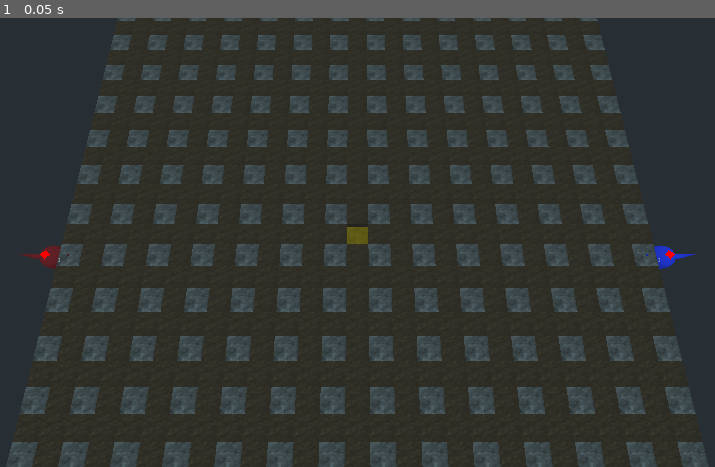
Above: before the commit, frame 1.
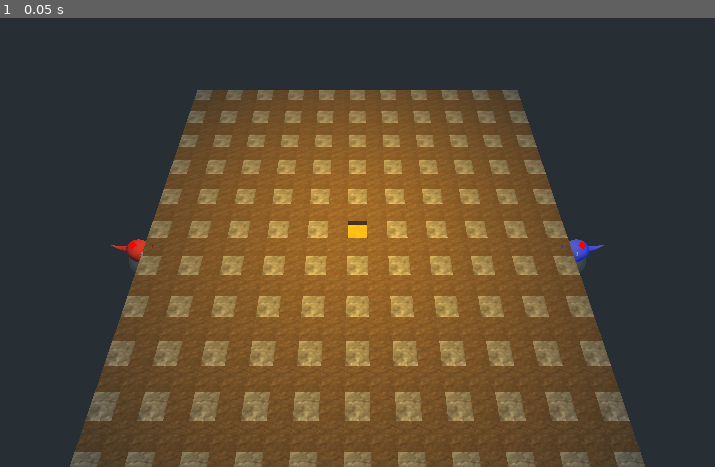
Above: after the commit, the same moment.

Repository: voidexp/ggj23
Game: Godot game, scene res://main.tscn
Two runs of this game, one before a commit and one after it. Both use one fixed random seed, a clock stepped at 60 frames per second and the inputs below.
Inputs:
- Up to frame 1 (0.05 s): no input

The runs differ from the first frame. In frame 1, 58% of the frame differs, in the area x 0-100%, y 0-100%.

Commit message:
lol svet podlil

Diff:
--- /dev/null
+++ b/game/grid_block.gd
@@ -0,0 +1,23 @@
+extends StaticBody
+
+class_name GridBlock
+
+
+var row_id
+var col_id
+
+signal destroyed
+
+# Called when the node enters the scene tree for the first time.
+func _ready():
+	name = '_'.join([name, str(row_id), str(col_id)])
+
+func queue_free():
+
+	emit_signal("destroyed", row_id, col_id)
+	.queue_free()
+
+
+# Called every frame. 'delta' is the elapsed time since the previous frame.
+#func _process(delta):
+#	pass
--- a/game/main.tscn
+++ b/game/main.tscn
@@ -8,6 +8,68 @@
 [ext_resource path="res://audio/DRUMS.ogg" type="AudioStream" id=6]
 [ext_resource path="res://main.gd" type="Script" id=7]
 
+[sub_resource type="Animation" id=1]
+resource_name = "DimLight"
+loop = true
+tracks/0/type = "value"
+tracks/0/path = NodePath(".:light_energy")
+tracks/0/interp = 1
+tracks/0/loop_wrap = true
+tracks/0/imported = false
+tracks/0/enabled = true
+tracks/0/keys = {
+"times": PoolRealArray( 0, 0.5, 1 ),
+"transitions": PoolRealArray( 1, 1, 1 ),
+"update": 0,
+"values": [ 9.807, 5.0, 9.807 ]
+}
+
+[sub_resource type="Animation" id=2]
+length = 0.001
+tracks/0/type = "value"
+tracks/0/path = NodePath(".:light_energy")
+tracks/0/interp = 1
+tracks/0/loop_wrap = true
+tracks/0/imported = false
+tracks/0/enabled = true
+tracks/0/keys = {
+"times": PoolRealArray( 0 ),
+"transitions": PoolRealArray( 1 ),
+"update": 0,
+"values": [ 9.807 ]
+}
+
+[sub_resource type="Animation" id=3]
+resource_name = "DimLight"
+loop = true
+tracks/0/type = "value"
+tracks/0/path = NodePath(".:light_energy")
+tracks/0/interp = 1
+tracks/0/loop_wrap = true
+tracks/0/imported = false
+tracks/0/enabled = true
+tracks/0/keys = {
+"times": PoolRealArray( 0, 0.5, 1 ),
+"transitions": PoolRealArray( 1, 1, 1 ),
+"update": 0,
+"values": [ 9.807, 5.0, 9.807 ]
+}
+
+[sub_resource type="Animation" id=4]
+length = 0.001
+tracks/0/type = "value"
+tracks/0/path = NodePath(".:light_energy")
+tracks/0/interp = 1
+tracks/0/loop_wrap = true
+tracks/0/imported = false
+tracks/0/enabled = true
+tracks/0/keys = {
+"times": PoolRealArray( 0 ),
+"transitions": PoolRealArray( 1 ),
+"update": 0,
+"values": [ 9.807 ]
+}
+
 [node name="Spatial" type="Spatial"]
 script = ExtResource( 7 )
 
@@ -16,18 +78,37 @@
 color = Color( 0.588235, 0.12549, 0.12549, 1 )
 speed = 2
 
+[node name="OmniLight" type="OmniLight" parent="Player1"]
+light_color = Color( 0.921569, 0.611765, 0.0156863, 1 )
+light_energy = 9.807
+
+[node name="AnimationPlayer" type="AnimationPlayer" parent="Player1/OmniLight"]
+autoplay = "DimLight"
+playback_speed = 0.4
+anims/DimLight = SubResource( 1 )
+anims/RESET = SubResource( 2 )
+
 [node name="Player2" parent="." instance=ExtResource( 1 )]
 transform = Transform( 1, 0, 0, 0, 1, 0, 0, 0, 1, 11.5682, 0, 0 )
 color = Color( 0.188235, 0.243137, 0.866667, 1 )
 player_seat = 2
 speed = 2
 
+[node name="OmniLight2" type="OmniLight" parent="Player2"]
+transform = Transform( 1, 0, 0, 0, 1, 0, 0, 0, 1, -0.00173378, 0, 0 )
+light_color = Color( 0.921569, 0.611765, 0.0156863, 1 )
+light_energy = 9.807
+
+[node name="AnimationPlayer2" type="AnimationPlayer" parent="Player2/OmniLight2"]
+autoplay = "DimLight"
+playback_speed = 0.4
+anims/DimLight = SubResource( 3 )
+anims/RESET = SubResource( 4 )
+
 [node name="LevelMap" parent="." instance=ExtResource( 2 )]
-col_count = 27
-row_count = 27
 
 [node name="Camera" type="Camera" parent="."]
-transform = Transform( 1, 0, 0, 0, -4.37114e-08, 1, 0, -1, -4.37114e-08, 0, 15.6395, 4.23003 )
+transform = Transform( 1, 0, 0, 0, -4.37114e-08, 1, 0, -1, -4.37114e-08, 0, 15.6395, 8.03318 )
 script = ExtResource( 3 )
 
 [node name="AudioStreamPlayer" type="AudioStreamPlayer" parent="."]
@@ -41,3 +122,10 @@
 [node name="AudioStreamPlayer3" type="AudioStreamPlayer" parent="."]
 stream = ExtResource( 4 )
 autoplay = true
+
+[node name="OmniLight" type="OmniLight" parent="."]
+transform = Transform( 1, 0, 0, 0, 1, 0, 0, 0, 1, 0, 9.40069, 0.010469 )
+light_color = Color( 0.941176, 0.780392, 0.0392157, 1 )
+light_energy = 8.756
+light_indirect_energy = 9.339
+omni_range = 18.455
--- a/game/player.tscn
+++ b/game/player.tscn
@@ -39,7 +39,7 @@
 
 [sub_resource type="SpatialMaterial" id=4]
 flags_transparent = true
-albedo_color = Color( 0.913725, 0.839216, 0.0588235, 0.301961 )
+albedo_color = Color( 1, 1, 1, 0.0392157 )
 
 [node name="Player" type="KinematicBody"]
 script = ExtResource( 1 )
@@ -67,7 +67,6 @@
 anims/RESET = SubResource( 3 )
 
 [node name="RoarSphere" type="CSGSphere" parent="."]
-visible = false
 radial_segments = 24
 rings = 12
 material = SubResource( 4 )
Binary file added: game/fog.jpg
Not shown, added: game/fog.jpg.import
Not shown: 1 places in game/main.tscn that only renumber resources
Binary file added: game/photo-1613036582025-ba1d4ccb3226.jpg
Not shown, added: game/photo-1613036582025-ba1d4ccb3226.jpg.import
